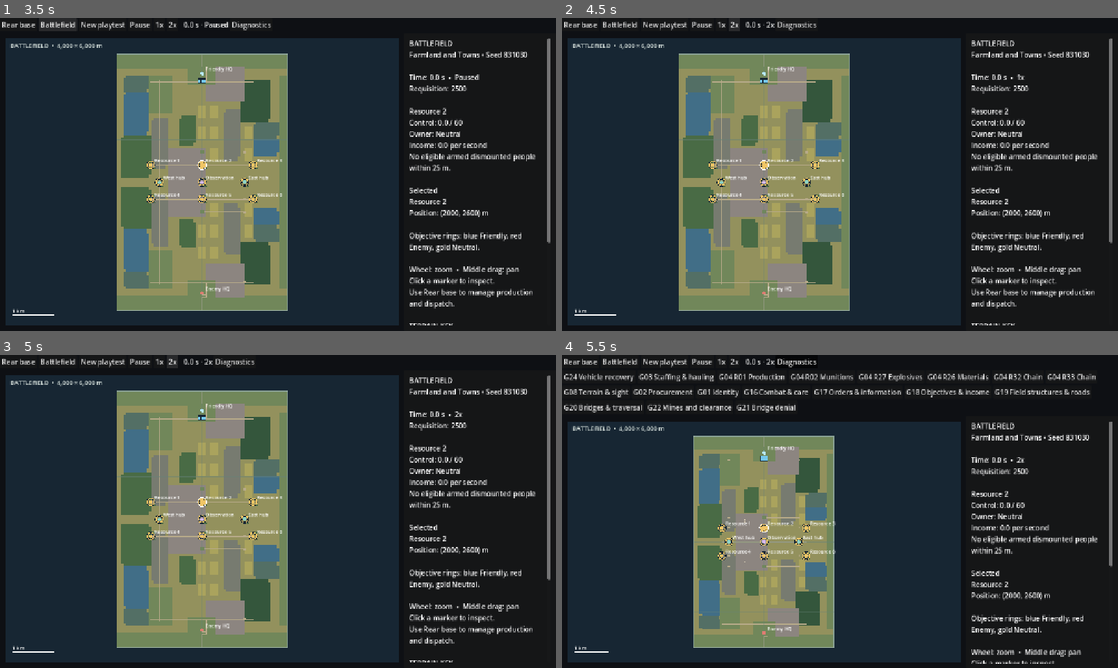
Above: before the commit, frames 1-4 (two rows, left to right).
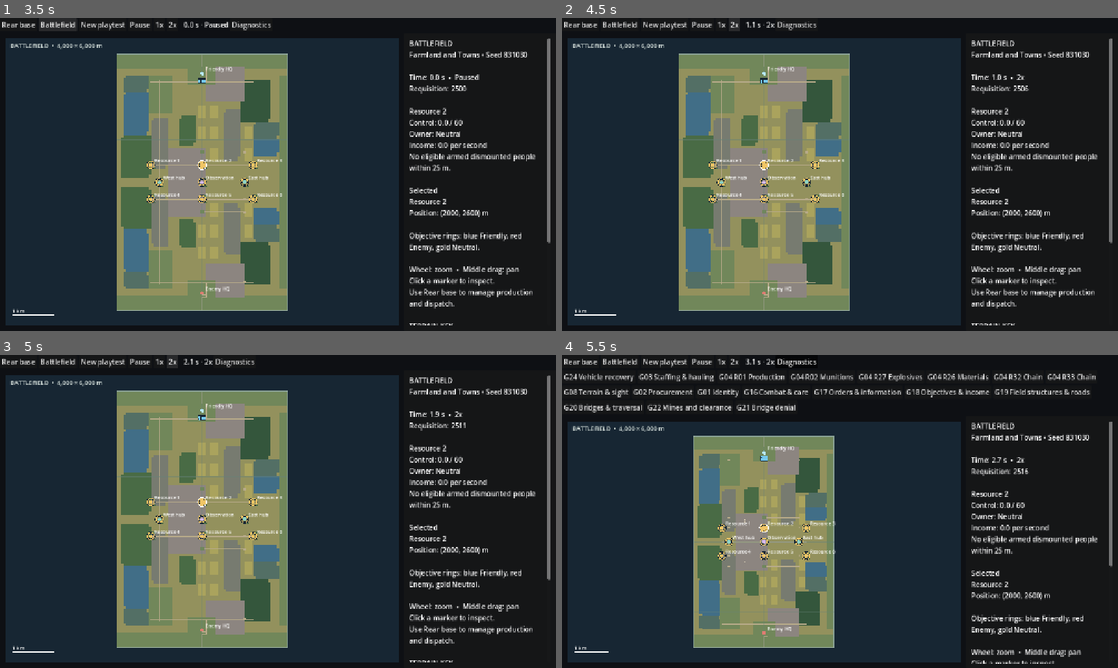
Above: after the commit, the same moments.

Repository: TheInfinityIQ/Trencho_V4
Game: Godot game, scene res://game/main/main.tscn
Two runs of this game, one before a commit and one after it. Both use one fixed random seed, a clock stepped at 60 frames per second and the inputs below.
Inputs:
- Up to frame 1 (3.5 s): click "New playtest" at 0.5 s; click "New playtest" at 1.25 s; click "Rear base" at 2 s; click "Battlefield" at 2.75 s
- Up to frame 2 (4.5 s): click "1x" at 3.5 s; click "2x" at 4.25 s
- Up to frame 3 (5 s): no input
- Up to frame 4 (5.5 s): click "Diagnostics" at 5 s

Frame 1 is identical in both runs. In frame 2, less than 0.1% of the frame differs, in the area x 33-84%, y 1-23%; in frame 3, less than 0.1%, in the area x 33-84%, y 1-24%; in frame 4, less than 0.1%.
Error before the commit: Invalid access to property or key 'incremental_planning' on a base object of type 'RefCounted (troop_transport.gd)'. (res://game/battlefield/opening_policy.gd:…

Commit message:
Defer T02 admission and fresh departures through FIFO route work

Diff:
--- a/game/military/troop_transport.gd
+++ b/game/military/troop_transport.gd
@@ -9,6 +9,13 @@
 var _organization_ref: WeakRef
 var jobs: Dictionary = {}
 var _sequence := 0
+var incremental_planning: bool = false
+var planning_revision: int = 0
+var _planning_generation := 0
+var _planning_sequence := 0
+var _planning_requests: Dictionary = {}
+var _planning_fifo: Array[Dictionary] = []
+var _departure_requests: Dictionary = {}
 
 
 func _init(rear: RefCounted, organization: RefCounted) -> void:
@@ -16,6 +23,366 @@
 	_organization_ref = weakref(organization)
 	if rear.ledger.inspect_entity("troop-transit").is_empty():
 		rear.ledger.add_place("troop-transit","Military personnel hull on its declared route",Vector2.ZERO)
+
+
+func request_trip_deferred(key: String, hull_id: String, squad_ids: Array, board: String, dismount: String,
+		outbound: Array, return_points: Array, intent_ids: Dictionary = {}) -> Dictionary:
+	if key.is_empty(): return _fail("A deferred trip needs a stable request key.")
+	if not _planning_requests.has(key):
+		var request: Dictionary = _planning_descriptor(key,hull_id,squad_ids,board,dismount,outbound,return_points,intent_ids)
+		_planning_requests[key] = request
+		_planning_fifo.append(request)
+		planning_revision += 1
+	var status: Dictionary = planning_status(key)
+	status.ok = true
+	status.pending = status.state in ["Pending","Ready"]
+	status.request_id = key
+	return status
+
+
+func planning_status(key: String) -> Dictionary:
+	var request: Dictionary = _planning_requests.get(key,{})
+	if request.is_empty(): return {}
+	var status := {"state":request.state,"message":request.message}
+	if request.state == "Admitted":
+		status.job = request.job
+		status.admitted_at = request.admitted_at
+	return status
+
+
+func has_planning_work() -> bool:
+	for request in _planning_fifo:
+		if request.state in ["Pending","Ready"]: return true
+	return false
+
+
+func invalidate_planning() -> void:
+	_planning_generation += 1
+	for request in _planning_fifo:
+		if request.state in ["Pending","Ready"]: _reset_planning(request)
+
+
+func cancel_planning() -> void:
+	_planning_generation += 1
+	for request in _planning_fifo:
+		if request.state not in ["Pending","Ready"]: continue
+		request.state = "Cancelled"
+		request.message = "Pure route planning cancelled; existing physical ownership is retained."
+		_drop_planning_work(request)
+		planning_revision += 1
+		if request.kind == "Departure":
+			var row: Dictionary = jobs.get(request.job,{})
+			if not row.is_empty() and row.state == "Planning Route": _block_route(row,request.phase,request.message)
+	_planning_fifo.clear()
+	_departure_requests.clear()
+
+
+func pump_planning(allow_commit: bool, max_units: int = 128, budget_usec: int = 4000) -> bool:
+	# Invoke only outside _settle at a fully settled shared-clock boundary.
+	# Guards/capture/local approaches and hazard/danger callbacks are indivisible.
+	if max_units <= 0 or budget_usec <= 0: return false
+	var deadline: int = Time.get_ticks_usec()+budget_usec
+	var units := 0
+	while not _planning_fifo.is_empty() and _planning_fifo[0].state not in ["Pending","Ready"]:
+		if units >= max_units or Time.get_ticks_usec() >= deadline: return false
+		_planning_fifo.pop_front()
+		units += 1
+	if _planning_fifo.is_empty(): return false
+	var request: Dictionary = _planning_fifo[0]
+	while units < max_units and Time.get_ticks_usec() < deadline:
+		if request.stage != "Capture" and (request.generation != _planning_generation or request.world != _rear().combat.world or request.revision != _rear().combat.world.revision):
+			_reset_planning(request)
+		if request.state == "Ready":
+			if not allow_commit: return false
+			return _commit_planning(request)
+		if request.stage == "Capture":
+			units += 1
+			var guarded: Dictionary = _planning_guard(request)
+			if not guarded.ok: return _deny_planning(request,guarded.message)
+			request.capture = _planning_capture(request,guarded)
+			request.world = _rear().combat.world
+			request.revision = request.world.revision
+			request.generation = _planning_generation
+			request.stage = "Outward"
+			continue
+		if request.work == null:
+			units += 1
+			var points: Array = request.home if request.stage == "Homeward" else request.out
+			request.work = Routes.begin_plan(_rear().ledger,request.hull,points,{"world":request.world})
+			continue
+		if request.work.done:
+			units += 1
+			return _complete_planning_leg(request)
+		var remaining_usec: int = deadline-Time.get_ticks_usec()
+		if remaining_usec <= 0: return false
+		var remaining: int = max_units-units
+		request.work.step(remaining,remaining_usec)
+		units += remaining # Conservative shared allowance; never reset per leg.
+		if request.work.invalidated:
+			_reset_planning(request)
+		return false
+	return false
+
+
+func _complete_planning_leg(request: Dictionary) -> bool:
+	var plan: Dictionary = request.work.result
+	if not plan.ok:
+		var prefix := "No legal outward route: " if request.stage == "Outward" else "No legal return route: "
+		if request.kind == "Departure": prefix = "" if request.stage == "Outward" else "HQ return became illegal: "
+		return _deny_planning(request,prefix+str(plan.reason))
+	if request.stage == "Outward":
+		request.outward = plan
+		request.out_facts = request.work.input_facts
+		request.work = null
+		# Existing departure checks outward danger before planning its reserve.
+		if request.kind == "Departure":
+			var danger: String = _known_route_danger(request.hull,plan.parts)
+			if not danger.is_empty(): return _deny_planning(request,danger)
+		if request.kind == "Admission" or request.phase == "Outbound":
+			request.stage = "Homeward"
+		else: request.state = "Ready"
+	else:
+		request.homeward = plan
+		request.home_facts = request.work.input_facts
+		request.work = null
+		request.state = "Ready"
+	if request.state == "Ready":
+		request.message = "Pure route plans ready; waiting for fresh running-state admission."
+		planning_revision += 1
+	return false
+
+
+func _planning_descriptor(key: String, hull: String, squads: Array, board: String, dismount: String,
+		out: Array, home: Array, intents: Dictionary) -> Dictionary:
+	return {"key":key,"kind":"Admission","hull":hull,"squads":squads.duplicate(),"board":board,"dismount":dismount,
+		"out":out.duplicate(),"home":home.duplicate(),"intents":intents.duplicate(true),"job":"","phase":"",
+		"state":"Pending","message":"Waiting for pure route planning.","stage":"Capture","work":null,
+		"capture":{},"outward":{},"homeward":{},"out_facts":{},"home_facts":{},"world":null,
+		"revision":-1,"generation":_planning_generation}
+
+
+func _reset_planning(request: Dictionary) -> void:
+	if request.state != "Pending" or request.message != "Waiting for fresh route capture.": planning_revision += 1
+	request.state = "Pending"
+	request.stage = "Capture"
+	request.message = "Waiting for fresh route capture."
+	_drop_planning_work(request)
+	request.generation = _planning_generation
+
+
+func _drop_planning_work(request: Dictionary) -> void:
+	request.work = null
+	request.capture = {}
+	request.outward = {}
+	request.homeward = {}
+	request.out_facts = {}
+	request.home_facts = {}
+	request.world = null
+
+
+func _planning_guard(request: Dictionary) -> Dictionary:
+	var rear: RefCounted = _rear()
+	var organization: RefCounted = _organization()
+	var hull: Dictionary = rear.ledger.inspect_entity(request.hull)
+	var board: Dictionary = rear.ledger.inspect_entity(request.board,{},false)
+	var dismount: Dictionary = rear.ledger.inspect_entity(request.dismount,{},false)
+	if request.kind == "Admission":
+		if hull_committed(request.hull) or (rear.forward_supply != null and rear.forward_supply.hull_committed(request.hull)):
+			return _fail("Another physical transport activity already owns this hull.")
+		if hull.get("kind","") != "CARRIER" or hull.get("design_type","") != "T02" or hull.get("fleet_domain","") != "Military" or not organization.vehicles.has(request.hull):
+			return _fail("Choose one actually attached military T02.")
+		if board.get("kind","") != "PLACE" or dismount.get("kind","") != "PLACE" or request.board == request.dismount or hull.holder_id != request.board or not hull.position.is_equal_approx(board.position):
+			return _fail("Same stopped T02 must meet its passengers at a declared physical origin distinct from the dismount point.")
+		if request.squads.is_empty() or request.squads.size() > 2 or not hull.passengers.is_empty() or not str(organization.vehicles[request.hull].passenger_squad).is_empty():
+			return _fail("One T02 carries one or two separate unboarded squads, with no prior passenger commitment.")
+		var checked: Dictionary = _manifest_people(hull,request.squads,request.board)
+		if not checked.ok: return checked
+		if rear.forward_supply != null:
+			for id in checked.people:
+				if rear.forward_supply._other_busy(id): return _fail("Passenger must finish its existing physical activity before transport commitment.")
+		var admission_blocker: String = _movement_blocker(request.hull,hull)
+		if not admission_blocker.is_empty(): return _fail(admission_blocker)
+		var admission_error: String = _validate_points(request.out,hull.position,dismount.position)
+		if admission_error.is_empty(): admission_error = _validate_points(request.home,dismount.position,board.position)
+		if admission_error.is_empty(): admission_error = _planning_intent_error(request)
+		if not admission_error.is_empty(): return _fail(admission_error)
+		return {"ok":true,"hull":hull,"people":checked.people,"board":board,"dismount":dismount}
+	var row: Dictionary = jobs.get(request.job,{})
+	if row.is_empty() or row.state != "Planning Route" or row.planning_phase != request.phase:
+		return _fail("This physical trip no longer owns the queued route departure.")
+	if hull.get("kind","") != "CARRIER" or hull.get("design_type","") != "T02" or hull.get("fleet_domain","") != "Military" or not organization.vehicles.has(request.hull):
+		return _fail("Choose one actually attached military T02.")
+	for other in jobs.values():
+		if other.id != row.id and other.hull == row.hull and other.state != "Complete": return _fail("Another physical transport activity already owns this hull.")
+	if rear.forward_supply != null and rear.forward_supply.hull_committed(row.hull): return _fail("Another physical transport activity already owns this hull.")
+	var blocker: String = _movement_blocker(request.hull,hull)
+	if not blocker.is_empty(): return _fail(blocker)
+	var destination: Dictionary = dismount if request.phase == "Outbound" else board
+	if destination.get("kind","") != "PLACE": return _fail("The declared physical route destination no longer exists.")
+	var error: String = _validate_points(request.out,hull.position,destination.position)
+	if error.is_empty() and request.phase == "Outbound": error = _validate_points(request.home,dismount.position,board.get("position",Vector2.INF))
+	if error.is_empty(): error = _planning_intent_error(request)
+	if error.is_empty(): error = _departure_manifest_error(row,hull,request.phase)
+	if not error.is_empty(): return _fail(error)
+	return {"ok":true,"hull":hull,"people":row.people if request.phase == "Outbound" else [],"board":board,"dismount":dismount}
+
+
+func _departure_manifest_error(row: Dictionary, hull: Dictionary, phase: String) -> String:
+	if float(hull.contents_mass_kg) > float(hull.vehicle_spec.payload)+EPS:
+		return "Actual passengers and their gear exceed the T02 payload mass."
+	if phase == "Returning":
+		if row.dismounted != row.people.size() or not hull.passengers.is_empty() or not _organization()._vehicle_squads(row.hull).is_empty():
+			return "Same T02 must finish the actual dismount and release its passenger places before returning."
+		return ""
+	if row.boarded != row.people.size() or row.dismounted != 0 or hull.passengers.size() != row.people.size():
+		return "Same T02 must retain its exact physically boarded passenger manifest."
+	for squad_id in row.squads:
+		var squad: Dictionary = _organization().squads.get(squad_id,{})
+		if squad.get("vehicle","") != row.hull or squad.get("state","") != "Active" or squad.get("owner",_rear().PLAYER) != hull.owner:
+			return "The same active owned passenger squads must remain reserved to this T02."
+	for id in row.people:
+		var person: Dictionary = _rear().ledger.inspect_person_status(id)
+		if id not in hull.passengers or person.get("holder_id","") != row.hull or person.get("owner","") != hull.owner or person.get("assignment","") != "Formation Duty" or person.get("health",0) <= 0 or person.get("duty_id","") not in row.squads:
+			return "Every named passenger must remain a living actual formation member aboard the same T02."
+		if id not in _organization().squads[person.duty_id].roster:
+			return "Every named passenger must remain in its actual reserved squad roster."
+	return ""
+
+
+func _planning_intent_error(request: Dictionary) -> String:
+	for squad_id in request.intents:
+		var intent: Dictionary = _rear().orders.intents.get(squad_id,{})
+		if squad_id not in request.squads or intent.get("id","") != request.intents[squad_id] or intent.get("state","") != "Acknowledged" or intent.get("action","") != "Move by Transport":
+			return "The same acknowledged Move by Transport intent is required before commitment."
+	return ""
+
+
+func _planning_capture(request: Dictionary, guarded: Dictionary) -> Dictionary:
+	var people := {}
+	for id in guarded.people: people[id] = _planning_person_facts(_rear().ledger.inspect_entity(id))
+	var attachment := {}
+	for key in ["owner","parent","passenger_squad","passenger_squads"]:
+		var value: Variant = _organization().vehicles[request.hull].get(key)
+		attachment[key] = value.duplicate() if value is Array else value
+	return {"people":people,"people_order":guarded.people.duplicate(),
+		"attachment":attachment,"board":{"kind":guarded.board.get("kind",""),"position":guarded.board.get("position",Vector2.INF)},
+		"dismount":{"kind":guarded.dismount.get("kind",""),"position":guarded.dismount.get("position",Vector2.INF)}}
+
+
+func _planning_person_facts(person: Dictionary) -> Dictionary:
+	var facts := {}
+	for key in ["id","owner","holder_id","position","health","assignment","duty_id","pending_assignment","crew_station","qualification","basic_training","unit_mass_kg","contents_mass_kg"]:
+		facts[key] = person.get(key)
+	return facts
+
+
+func _route_facts_match(facts: Dictionary, hull: Dictionary) -> bool:
+	for key in ["kind","design_type","owner","controller","holder_id","position","unit_mass_kg","contents_mass_kg","fuel","health","damage_immobilized","towing","towed_by","vehicle_spec","crew_by_station","passengers","fleet_domain"]:
+		if hull.get(key) != facts.hull.get(key): return false
+	if _rear().ledger.route_hazard != facts.route_hazard: return false
+	for id in facts.crew:
+		var person: Dictionary = _rear().ledger.inspect_person_status(id)
+		for key in facts.crew[id]:
+			if person.get(key) != facts.crew[id][key]: return false
+	return true
+
+
+func _commit_planning(request: Dictionary) -> bool:
+	var guarded: Dictionary = _planning_guard(request)
+	if not guarded.ok: return _deny_planning(request,guarded.message)
+	if request.world != _rear().combat.world or request.revision != request.world.revision:
+		_reset_planning(request)
+		return false
+	if not _route_facts_match(request.out_facts,guarded.hull) or (not request.home_facts.is_empty() and not _route_facts_match(request.home_facts,guarded.hull)) or _planning_capture(request,guarded) != request.capture:
+		return _deny_planning(request,"Captured hull, load, crew, roster or endpoints changed; request fresh route planning.")
+	var error := ""
+	if _rear().ledger.route_hazard.is_valid(): error = str(_rear().ledger.route_hazard.call(guarded.hull.owner,request.out))
+	if error.is_empty() and request.kind == "Departure": error = _known_route_danger(request.hull,request.outward.parts)
+	if error.is_empty() and not request.homeward.is_empty() and _rear().ledger.route_hazard.is_valid(): error = str(_rear().ledger.route_hazard.call(guarded.hull.owner,request.home))
+	if error.is_empty() and request.kind == "Admission":
+		error = _known_route_danger(request.hull,request.outward.parts)
+		if error.is_empty(): error = _known_route_danger(request.hull,request.homeward.parts)
+	if not error.is_empty(): return _deny_planning(request,error)
+	var required: float = float(request.outward.fuel)
+	if not request.homeward.is_empty(): required += float(request.homeward.fuel)
+	if float(guarded.hull.fuel)+EPS < required*1.25:
+		return _deny_planning(request,"Actual T02 tank cannot cover the full trip and 25 percent reserve." if request.kind == "Admission" else "Actual tank lacks travel fuel plus 25 percent reserve.")
+	if request.kind == "Admission":
+		var reserved: Dictionary = _organization()._reserve_transport_manifest(request.hull,request.squads)
+		if not reserved.ok: return _deny_planning(request,reserved.message)
+		_sequence += 1
+		var id := "troop-trip-%04d" % _sequence
+		jobs[id] = {"id":id,"kind":"Troop Trip","hull":request.hull,"owner":guarded.hull.owner,"squads":request.squads.duplicate(),"people":guarded.people,
+			"board_place":request.board,"dismount_place":request.dismount,"outbound_points":request.out.duplicate(),"return_points":request.home.duplicate(),
+			"boarded":0,"dismounted":0,"state":"Boarding","task":{},"route_plan":{},"route_points":[],"route_started":INF,
+			"route_deadline":INF,"route_distance":0.0,"route_fuel":0.0,"route_expected":guarded.hull.position,"world_revision":request.revision,
+			"paused_state":"","stopped_phase":"","blocker":"","return_completed":false,"intent_ids":request.intents.duplicate(true)}
+		request.job = id
+		request.admitted_at = _rear().time
+		request.message = "The same T02 and its actual squad members are committed to timed boarding and travel."
+	else:
+		var row: Dictionary = jobs[request.job]
+		row.state = request.phase
+		row.route_plan = request.outward
+		row.route_points = request.out.duplicate()
+		row.route_started = _rear().time
+		row.route_deadline = _rear().time+float(request.outward.seconds)
+		row.route_distance = 0.0
+		row.route_fuel = 0.0
+		row.route_expected = guarded.hull.position
+		row.world_revision = request.revision
+		row.stopped_phase = ""
+		row.planning_phase = ""
+		row.planning_points = []
+		row.blocker = ""
+		_departure_requests.erase(row.id)
+		request.message = "Fresh physical route started."
+	request.state = "Admitted"
+	_drop_planning_work(request)
+	planning_revision += 1
+	return true
+
+
+func _deny_planning(request: Dictionary, message: String) -> bool:
+	request.state = "Blocked"
+	request.message = message
+	_drop_planning_work(request)
+	planning_revision += 1
+	if request.kind != "Departure": return false
+	_departure_requests.erase(request.job)
+	var row: Dictionary = jobs.get(request.job,{})
+	if row.is_empty() or row.state != "Planning Route": return false
+	_block_route(row,request.phase,message)
+	return true
+
+
+func _queue_departure(row: Dictionary, points: Array, phase: String) -> bool:
+	_discard_departure(row.id)
+	_planning_sequence += 1
+	var request: Dictionary = _planning_descriptor("departure-%d" % _planning_sequence,row.hull,row.squads,row.board_place,row.dismount_place,points,row.return_points,
+		row.get("intent_ids",{}) if phase == "Outbound" else {})
+	request.kind = "Departure"
+	request.job = row.id
+	request.phase = phase
+	_departure_requests[row.id] = request
+	_planning_fifo.append(request)
+	planning_revision += 1
+	row.state = "Planning Route"
+	row.planning_phase = phase
+	row.planning_points = points.duplicate()
+	row.route_deadline = INF
+	row.blocker = "Planning a fresh route; existing physical trip remains committed."
+	return true
+
+
+func _discard_departure(job_id: String) -> void:
+	var request: Dictionary = _departure_requests.get(job_id,{})
+	if request.is_empty(): return
+	request.state = "Cancelled"
+	request.message = "Private departure planning interrupted; physical trip retained."
+	_drop_planning_work(request)
+	planning_revision += 1
+	_departure_requests.erase(job_id)
 
 
 func request_trip(hull_id: String, squad_ids: Array, board_place_id: String, dismount_place_id: String,
@@ -106,8 +473,9 @@
 
 func interrupt_trip(id: String) -> Dictionary:
 	var row: Dictionary = jobs.get(id,{})
-	if row.is_empty() or row.state not in ["Boarding","Outbound","Dismounting","Returning"]:
+	if row.is_empty() or row.state not in ["Boarding","Outbound","Dismounting","Returning","Planning Route"]:
 		return _fail("Only an active physical troop trip can be interrupted.")
+	if row.state == "Planning Route": _discard_departure(id)
 	row.paused_state = row.state
 	row.state = "Paused"
 	if not row.task.is_empty():
@@ -123,6 +491,9 @@
 	if row.is_empty() or row.state not in ["Paused","Blocked Route","Stranded"]:
 		return _fail("Only a paused or physically blocked trip can resume.")
 	var phase: String = row.paused_state if row.state == "Paused" else row.stopped_phase
+	if phase == "Planning Route":
+		_queue_departure(row,route_points if not route_points.is_empty() else row.planning_points,str(row.planning_phase))
+		return {"ok":true,"pending":true,"message":"Fresh planning of the same physical departure queued."}
 	if phase in ["Boarding","Dismounting"]:
 		if not row.task.is_empty():
 			var remaining: float = maxf(EPS,float(row.task.get("remaining_seconds",HANDLING_SECONDS)))
@@ -145,6 +516,7 @@
 	error = _validate_points(route_points,hull.position,destination)
 	if not error.is_empty(): return _fail(error)
 	if not _begin_route(row,route_points,phase): return _fail(row.blocker)
+	if row.state == "Planning Route": return {"ok":true,"pending":true,"message":"Fresh route planning queued; the physical trip remains committed."}
 	return {"ok":true,"message":"Same military hull resumes on a newly validated route from its actual position."}
 
 
@@ -156,6 +528,7 @@
 
 func person_committed(person_id: String) -> bool:
 	for row in jobs.values():
+		if row.state == "Planning Route" and row.planning_phase == "Outbound" and person_id in row.people: return true
 		if row.state in ["Boarding","Dismounting","Paused"] and person_id in row.people: return true
 	return false
 
@@ -302,6 +675,7 @@
 
 func _begin_route(row: Dictionary, points: Array, phase: String) -> bool:
 	var rear: RefCounted = _rear()
+	if incremental_planning and row.kind == "Troop Trip" and rear.ledger.entity_design_type(row.hull) == "T02": return _queue_departure(row,points,phase)
 	var hull: Dictionary = rear.ledger.inspect_entity(row.hull)
 	var destination: Vector2 = rear.ledger.inspect_entity(row.dismount_place).position if phase == "Outbound" else rear.ledger.inspect_entity(row.board_place).position
 	var error: String = _movement_blocker(row.hull,hull)
